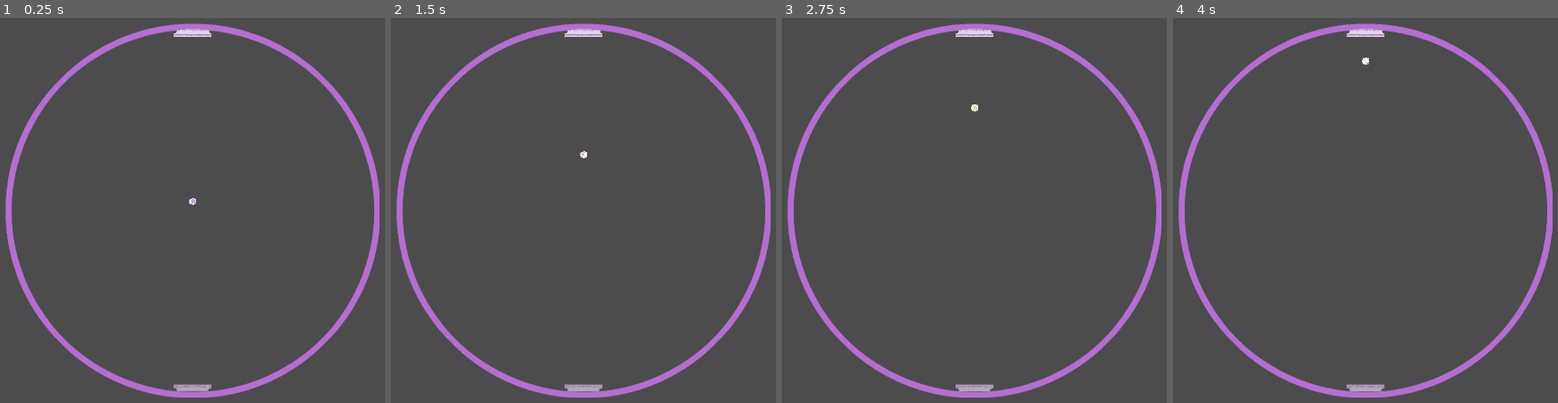
Above: before the commit, frames 1-4 (left to right).
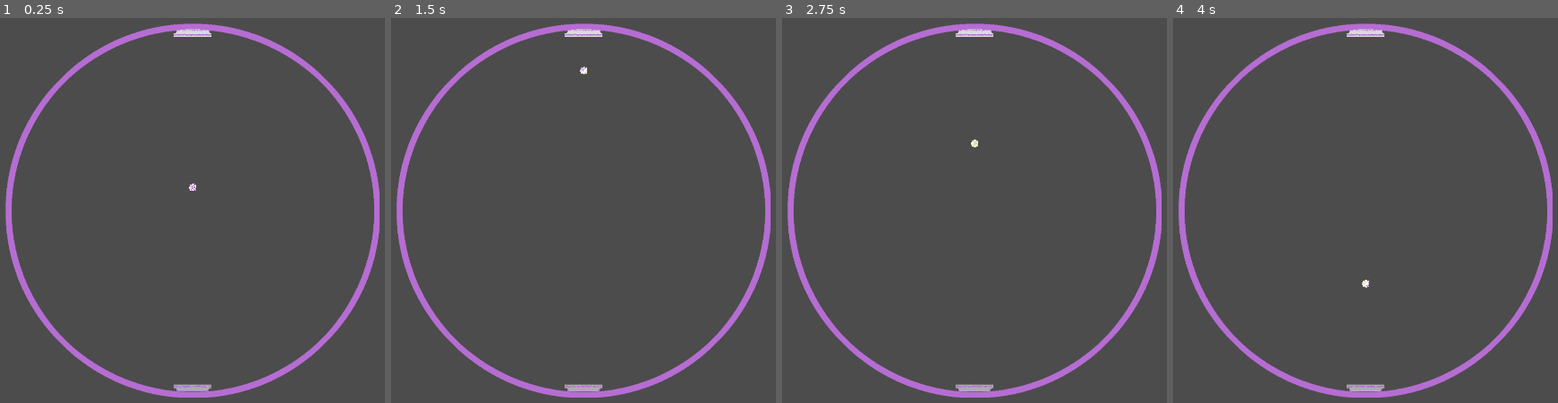
Above: after the commit, the same moments.

Repository: tannercantlay/Star-Pong
Game: Godot game, scene res://Scenes/OuterCollider.tscn
Same seed, same stepped clock (60 frames per second), same inputs: the game is played once before the commit and once after it.
Inputs:
- Up to frame 1 (0.25 s): no input
- Up to frame 2 (1.5 s): tap Enter at 0.5 s; tap Space at 1.25 s
- Up to frame 3 (2.75 s): tap Enter at 2 s
- Up to frame 4 (4 s): tap Space at 2.75 s; tap Enter at 3.5 s

The runs differ from the first frame. In frame 1, less than 0.1% of the frame differs, in the area x 49-51%, y 42-49%; in frame 2, less than 0.1%; in frame 3, less than 0.1%, in the area x 49-51%, y 22-34%; in frame 4, less than 0.1%.

Commit message:
added game round restart mechanics

Diff:
--- a/Pong/Scenes/OuterCollider.tscn
+++ b/Pong/Scenes/OuterCollider.tscn
@@ -120,3 +120,14 @@
 [node name="AnimationPlayer" type="AnimationPlayer" parent="Ball/CollisionShape2D/ballSprite"]
 autoplay = "ballRotate"
 anims/ballRotate = SubResource( 6 )
+
+[node name="Node" type="Node" parent="."]
+
+[node name="P1 score" type="Label" parent="Node"]
+margin_left = -783.601
+margin_top = -407.737
+margin_right = -743.601
+margin_bottom = -393.737
+__meta__ = {
+"_edit_use_anchors_": false
+}
--- a/Pong/ball.gd
+++ b/Pong/ball.gd
@@ -7,9 +7,11 @@
 
 var velocity = Vector2()
 var returnValue
-var speed = 100
+var speed = 250
 var lastHit = "purple"
 
+onready var paddle1 = get_node("../Paddle1")
+onready var paddle2 = get_node("../Paddle2")
 # Called when the node enters the scene tree for the first time.
 func _ready():
 	velocity = Vector2(0,(0-speed))
@@ -32,19 +34,27 @@
 			# repositions ball to center of game, offset up if purple scored or down if yellow scored
 			# ? will call logic from gameManager to update game score, reposition paddles after a score?
 			if lastHit == "yellow":
+				position = Vector2(0,100)
+				paddle1.reset()
+				paddle2.reset()
+				#if(Input.is_key_pressed(83)):
+				#velocity = Vector2(0,(0-speed))
+			elif lastHit == "purple":
 				position = Vector2(0,-100)
-				velocity = Vector2(0,(0-speed))
-			elif lastHit == "purple":
-				position = Vector2(0,100)
-				velocity = Vector2(0,speed)
-
+				paddle2.reset()
+				paddle1.reset()
+				#if Input.is_key_pressed(16777234):
+				#velocity = Vector2(0,speed)
 		# if ball hits a paddle
 		if collision.collider.has_method("getTeam"):
 			print_debug("Entered team Method")
 			lastHit = collision.collider.getTeam()
-			velocity = velocity.bounce(collision.normal)
+			velocity = 1.2 * velocity.bounce(collision.normal)
 
-
+	if(velocity == Vector2(0,0) && lastHit == "yellow" && (Input.is_key_pressed(65) || Input.is_key_pressed(68))):
+		velocity = Vector2(0,(speed))
+	if(velocity == Vector2(0,0) && lastHit == "purple" && (Input.is_key_pressed(16777233) || Input.is_key_pressed(16777231))):
+		velocity = Vector2(0,0-speed)
 	#returnValue = move_and_collide(velocity)
 
 	#if(returnValue != null):
--- a/Pong/gameManager.gd
+++ b/Pong/gameManager.gd
@@ -1,5 +1,6 @@
 extends KinematicBody2D
-
+var p1Name = "Player 1"
+var p2Name = "Player 2"
 var p1Score = 0
 var p2Score = 0
 # Declare member variables here. Examples:
--- a/Pong/paddle1.gd
+++ b/Pong/paddle1.gd
@@ -21,6 +21,12 @@
 func getTeam():
 	return team
 
+func reset():
+	print_debug("reset")
+	rotation = 0
+	rotation_dir = 0
+	pass
+
 # Called every frame. 'delta' is the elapsed time since the previous frame.
 func _physics_process(delta):
 	if(Input.is_key_pressed(65)): #Key_A
--- a/Pong/paddle2.gd
+++ b/Pong/paddle2.gd
@@ -23,7 +23,10 @@
 func getTeam():
 	return team
 
-
+func reset():
+	rotation = 0
+	rotation_dir = 0
+	pass
 
 # Called every frame. 'delta' is the elapsed time since the previous frame.
 func _physics_process(delta):
Binary file added: Pong/Font/JOYSTIX.TTF
Binary file added: Pong/Font/JOYSTIX.fnt
Not shown, added: Pong/Font/JOYSTIX.inc
Not shown, added: Pong/Font/JOYSTIX.sv.png.flags
